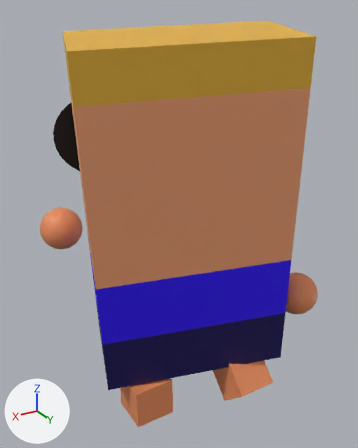
One commit to the FBX model Assets/Models/Character/RunV2.fbx: the scene before it, then after it.
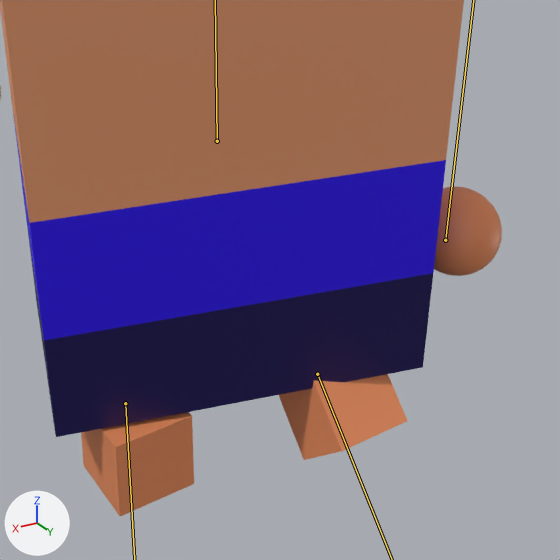
Old and new are each drawn whole from a camera (50 mm lens) standing at (1.36, 2.2, 2.22) and looking at (-0.02, -0.08, 1.07) and again close up on the part from 23% to 96% of the width and 41% to 100% of the height. Arrows for +X, +Y and +Z are at lower left; the lights stay in place. Both versions are drawn at frame 9 of the action 'Scene'; the numbers are the values there. The bones that bend it are drawn over the model as lines in the close-ups.
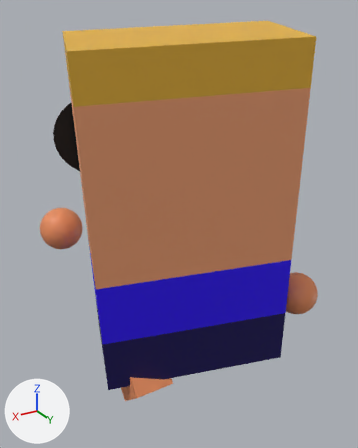
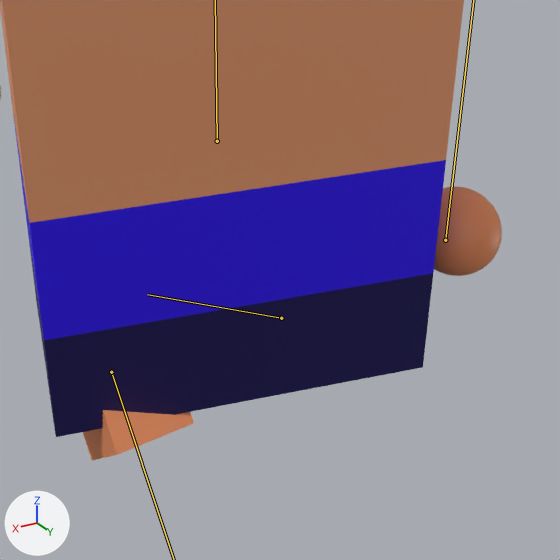
Changed parts and their boxes [x1, y1, x2, y2] in the close-ups (560 x 560 px):
'Mesh', posed: before [0, 0, 502, 516]; after [0, 0, 502, 460]

The change in detail:
Bone 'rightFoot' (bone_rightfoot) moves from (-0.009, 0.024, -0.188) to (0.0, -0.06, 0.003).
Bone 'rightFoot' (bone_rightfoot) turns from (-44, 1, 2) to (64, 2, -3) degrees about its own x, y and z.
Bone 'leftFoot' (bone_leftfoot) moves from (-0.001, 0.001, -0.035) to (0.002, -0.053, 0.047).
Bone 'leftFoot' (bone_leftfoot) turns from (-2, 0, 0) to (-42, 1, 2) degrees about its own x, y and z.
